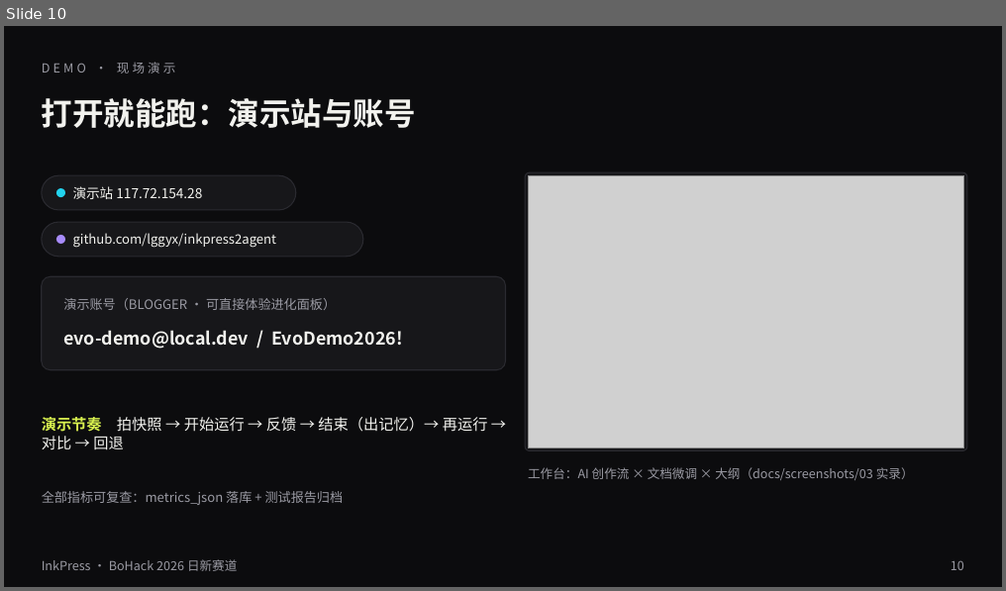
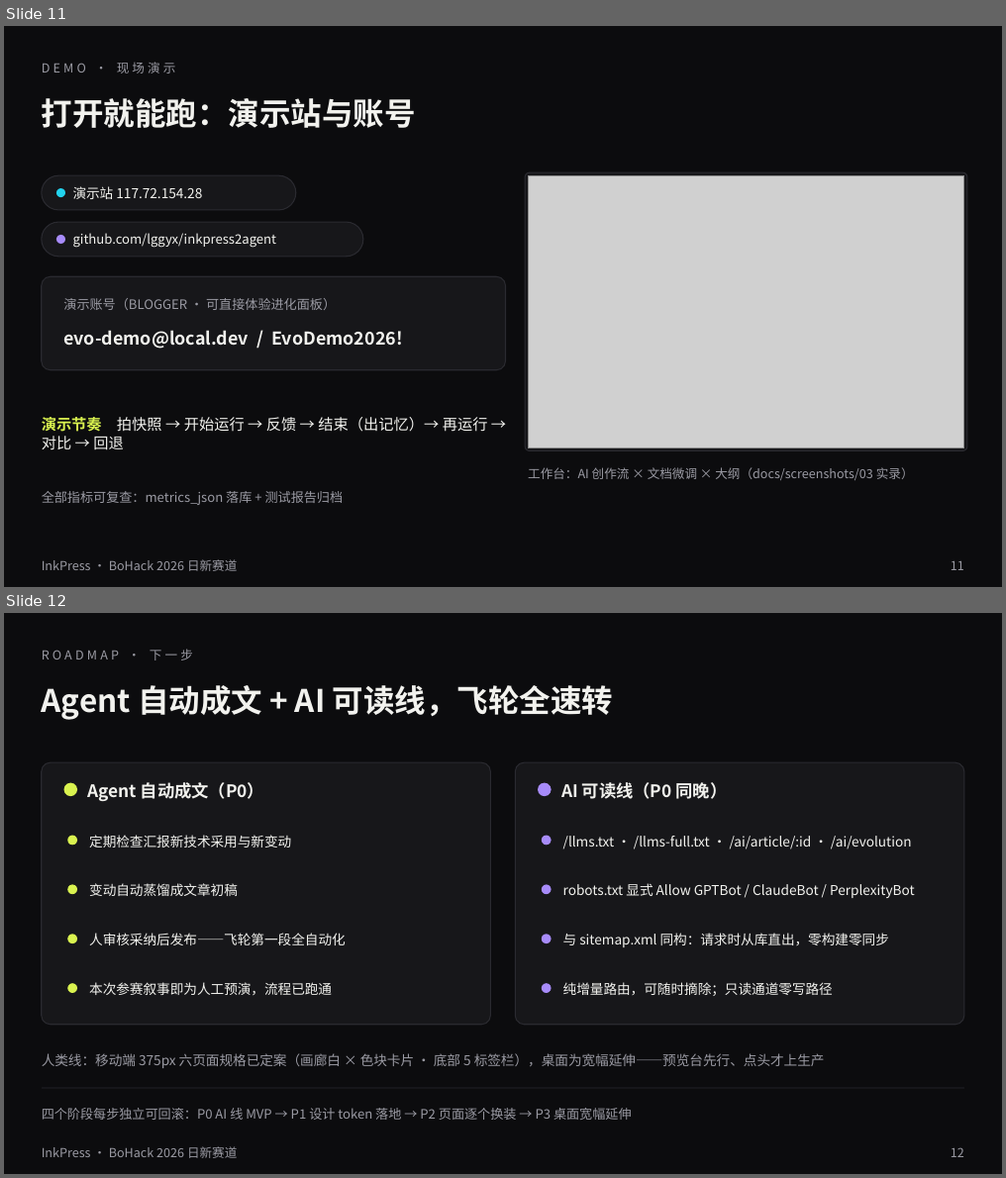
Before and after one commit to lggyx/inkpress2agent, a slide deck: docs/InkPress-BoHack2026-路演.pptx. Shown one above the other, each under a label of ours: slide 10 before the commit, slides 11 and 12 after it. The pictures are 1006x591 and 1006x1178 pixels, drawn with LibreOffice and Linux fonts; fonts in the diff are those of the drawing; grey boxes stand for pictures. Boxes give left, top, right and bottom in pixels: in the first picture for what was removed or moved away, otherwise in the second. Text is boxed around its words. In the diff, an @@ line names an element or a change of style, - is before the commit and + after.

Commit message:
docs(pitch): 叙事重构——内容飞轮三段闭环（Agent 生产×GEO/SEO 推流×进化）替代 UI 双轨主线，双轨/移动端降级为 roadmap 页，12 页

```diff
--- a/docs/InkPress-BoHack2026-路演.pptx
+++ b/docs/InkPress-BoHack2026-路演.pptx
@@ slide 12 added at box(4, 613, 1002, 1174), background #0C0C0E @@
@@ text added at box(150, 649, 193, 661), 12 pt, text #9A9AA3 @@
+ROADMAP · 下一步
@@ text added at box(42, 685, 613, 720), 30 pt, text #F2F2EE, bold @@
+Agent 自动成文 + AI 可读线，飞轮全速转
@@ rounded rectangle added at box(42, 762, 491, 1025), fill #17171A, outline #2A2A30 1 pt @@
@@ ellipse added at box(63, 783, 77, 796), fill #D9F24F @@
@@ text added at box(88, 782, 264, 801), 16.5 pt, text #F2F2EE, bold @@
+Agent 自动成文（P0）
@@ rounded rectangle added at box(515, 762, 964, 1025), fill #17171A, outline #2A2A30 1 pt @@
@@ ellipse added at box(538, 783, 551, 796), fill #A78BFA @@
@@ text added at box(561, 782, 728, 799), 16.5 pt, text #F2F2EE, bold @@
+AI 可读线（P0 同晚）
@@ ellipse added at box(67, 836, 77, 845), fill #D9F24F @@
@@ text added at box(89, 835, 291, 848), 13 pt, text #F2F2EE @@
+定期检查汇报新技术采用与新变动
@@ ellipse added at box(542, 836, 551, 845), fill #A78BFA @@
@@ text added at box(563, 836, 912, 850), 13 pt, text #F2F2EE @@
+/llms.txt · /llms-full.txt · /ai/article/:id · /ai/evolution
@@ ellipse added at box(67, 884, 77, 894), fill #D9F24F @@
@@ text added at box(89, 883, 238, 896), 13 pt, text #F2F2EE @@
+变动自动蒸馏成文章初稿
@@ ellipse added at box(542, 884, 551, 894), fill #A78BFA @@
@@ text added at box(563, 883, 915, 898), 13 pt, text #F2F2EE @@
+robots.txt 显式 Allow GPTBot / ClaudeBot / PerplexityBot
@@ ellipse added at box(67, 934, 77, 944), fill #D9F24F @@
@@ text added at box(89, 933, 346, 946), 13 pt, text #F2F2EE @@
+人审核采纳后发布——飞轮第一段全自动化
@@ ellipse added at box(542, 934, 551, 944), fill #A78BFA @@
@@ text added at box(563, 933, 889, 948), 13 pt, text #F2F2EE @@
+与 sitemap.xml 同构：请求时从库直出，零构建零同步
@@ ellipse added at box(67, 983, 77, 993), fill #D9F24F @@
@@ text added at box(89, 982, 332, 996), 13 pt, text #F2F2EE @@
+本次参赛叙事即为人工预演，流程已跑通
@@ ellipse added at box(542, 983, 551, 993), fill #A78BFA @@
@@ text added at box(563, 982, 833, 996), 13 pt, text #F2F2EE @@
+纯增量路由，可随时摘除；只读通道零写路径
@@ text added at box(42, 1054, 825, 1068), 13 pt, text #9A9AA3 @@
+人类线：移动端 375px 六页面规格已定案（画廊白 × 色块卡片 · 底部 5 标签栏），桌面为宽幅延伸——预览台先行、点头才上生产
@@ line added from (42, 1088) to (964, 1088), #2A2A30 0.75 pt @@
@@ text added at box(42, 1108, 632, 1120), 12.5 pt, text #9A9AA3 @@
+四个阶段每步独立可回滚：P0 AI 线 MVP → P1 设计 token 落地 → P2 页面逐个换装 → P3 桌面宽幅延伸
@@ text added at box(42, 1147, 237, 1158), 12 pt, text #9A9AA3 @@
+InkPress · BoHack 2026 日新赛道
@@ text added at box(950, 1148, 964, 1157), 12 pt, text #9A9AA3 @@
+12
@@ what was slide 10 is now slide 11 @@
@@ slide 11 changed as well @@
@@ text at box(950, 562, 964, 570): text changed @@
-10
+11
```
Also in this commit, not shown: 7 other slides changed, 3 other slides added, 3 slides removed.
